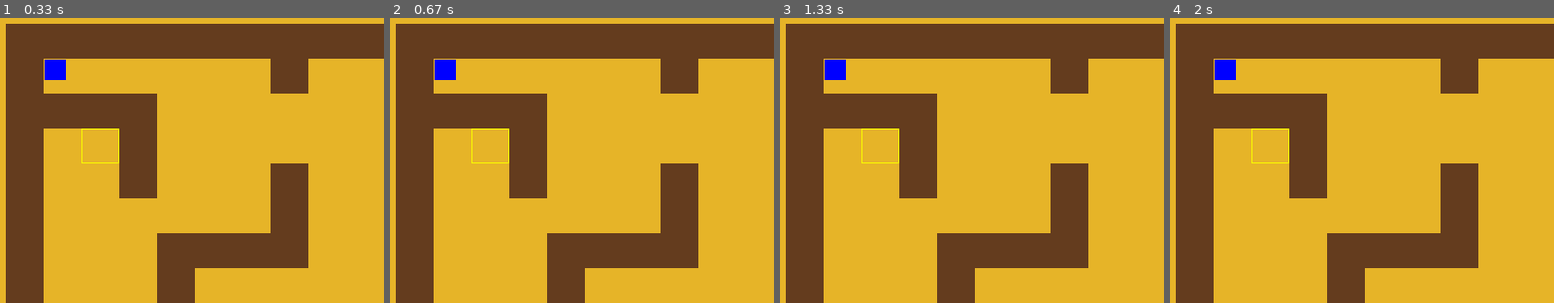
Above: before the commit, frames 1-4 (left to right).
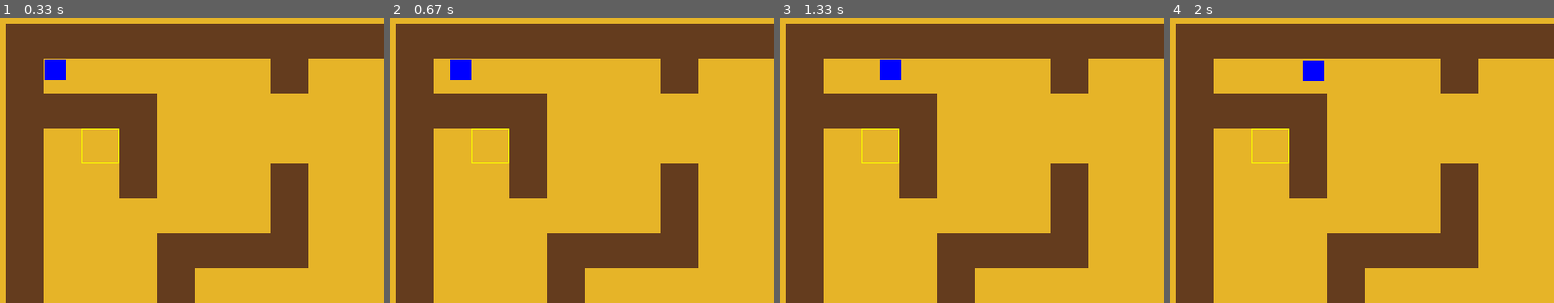
Above: after the commit, the same moments.

Repository: yipyip/Pygame-Examples
Game: pygame game, started from maze_wanderer.py
Same seed, same stepped clock (60 frames per second), same inputs: the game is played once before the commit and once after it.
Inputs:
- Up to frame 1 (0.33 s): no input
- Up to frame 2 (0.67 s): hold Right from 0.33 s (still down)
- Up to frame 3 (1.33 s): release Right at 0.8 s; hold Up 0.83-1.13 s; hold Right from 1.17 s (still down)
- Up to frame 4 (2 s): release Right at 1.63 s; hold Left from 1.67 s (still down)
The pictures show only the part of the screen within x 0-50%, y 0-50%; the shares and areas given below are measured in that part.

Frame 1 is identical in both runs. In frame 2, 0.6% of the frame differs, in the area x 11-22%, y 14-22%; in frame 3, 0.8%, in the area x 11-32%, y 14-22%; in frame 4, 0.8%.

Commit message:
get_keypressed with pygame2

Diff:
--- a/maze_wanderer.py
+++ b/maze_wanderer.py
@@ -1,5 +1,3 @@
-#!/usr/bin/env python3.3
-
 """A simple Maze Game.
 """
 
@@ -141,9 +139,14 @@
 class PygView(object):
     """Pygame interface"""
 
-    CURSORKEYS = slice(273, 277)
+    CURSORKEYS = range(273, 277)
     QUIT_KEYS = pyg.K_ESCAPE, pyg.K_q
-    EVENTS = 'up', 'down', 'right', 'left'
+    EVENTS = {pyg.K_UP: 'up',
+              pyg.K_DOWN: 'down',
+              pyg.K_LEFT: 'left',
+              pyg.K_RIGHT: 'right'}
+
+
 
     def __init__(self, controller, config):
         """ Set up Pygame.
@@ -187,8 +190,8 @@
         unqueued key events for steering,
         queued key events for common game control."""
 
-        keys = pyg.key.get_pressed()[PygView.CURSORKEYS]
-        move_events = [e for e, k in zip(PygView.EVENTS, keys) if k]
+        keys = pyg.key.get_pressed()
+        move_events = [PygView.EVENTS[k] for k in PygView.EVENTS if keys[k]]
 
         for event in pyg.event.get():
             if event.type == pyg.QUIT:
